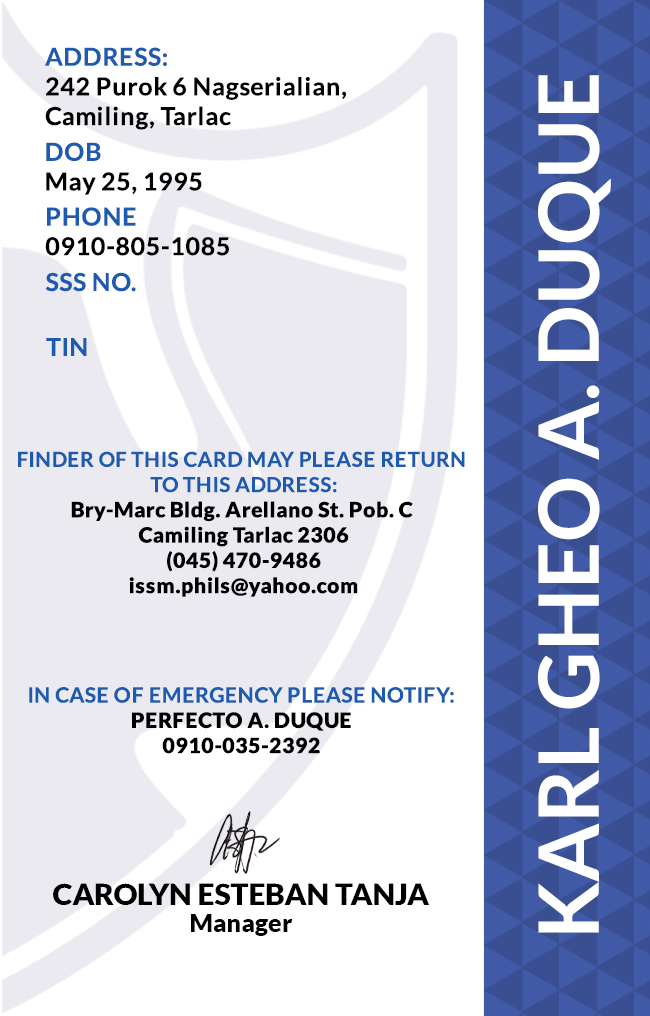
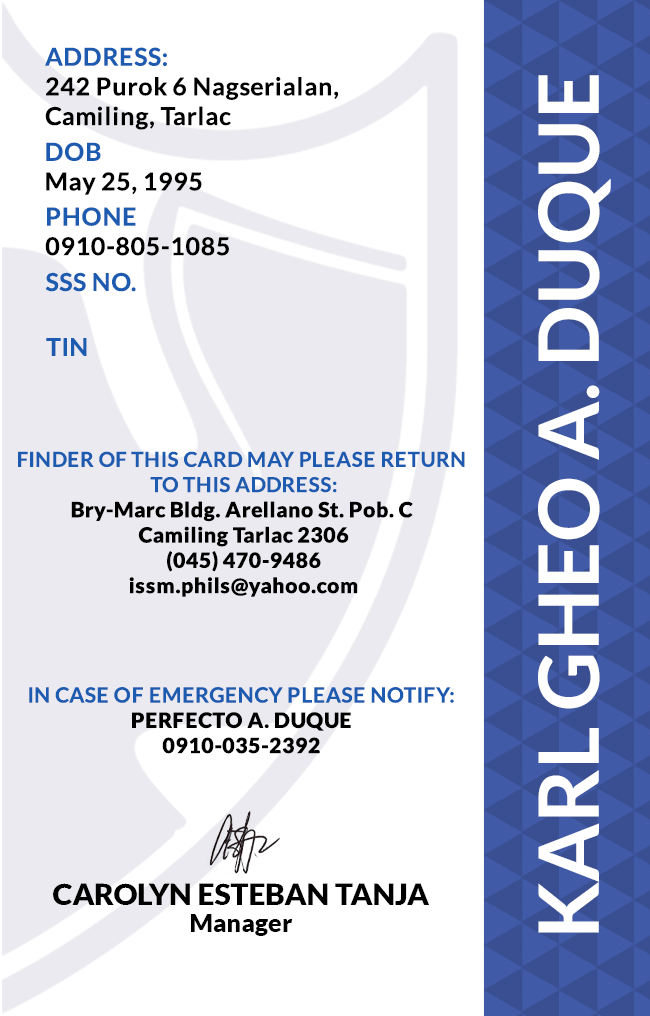
Revision of a layered 650×1016 image; what changed, layer by layer:
renamed "ADDRESS: 242 Purok 6 Nagserialian, Camiling, Tarlac" to "ADDRESS: 242 Purok 6 Nagserialan, Camiling, Tarlac", painted on it over [305, 77, 346, 99]
